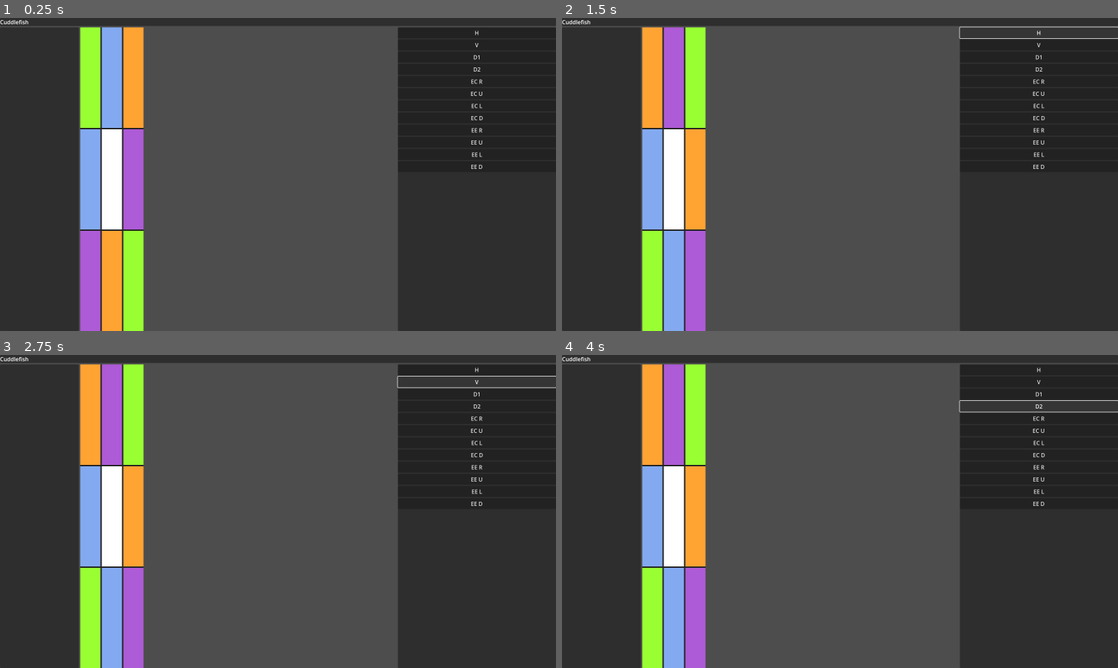
Above: before the commit, frames 1-4 (two rows, left to right).
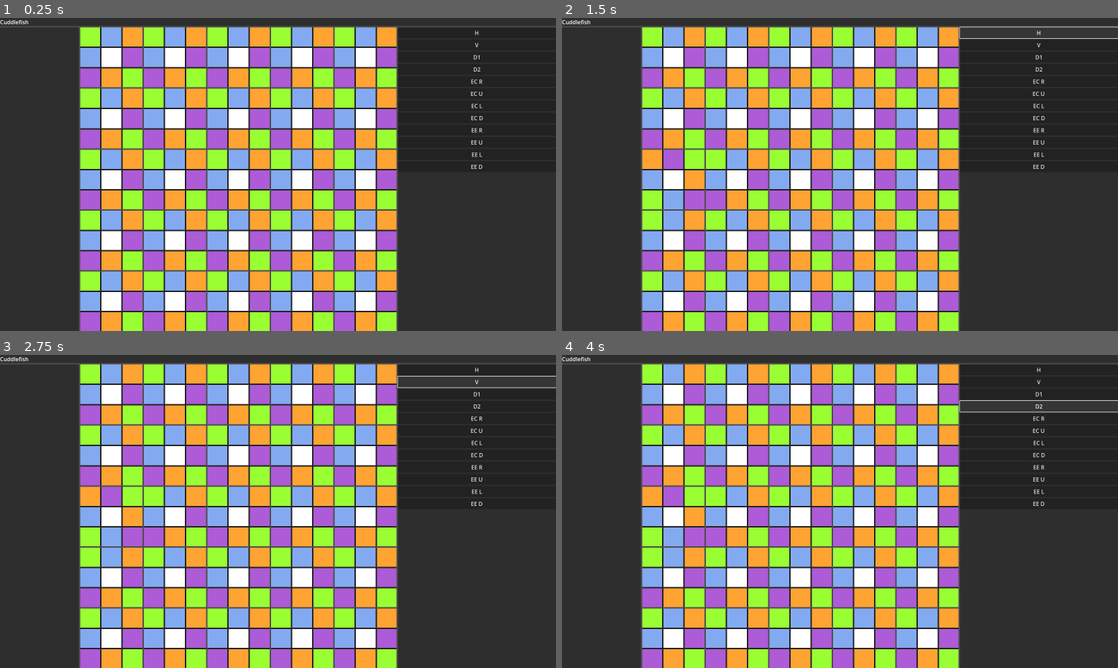
Above: after the commit, the same moments.

Repository: dtersegno/cuddlefish
Game: Godot game, scene res://CuddlefishGame.tscn
Two runs of this game, one before a commit and one after it. Both use one fixed random seed, a clock stepped at 60 frames per second and the inputs below. The project has no main scene, so this scene is started directly.
Inputs (mouse positions are in pixels of both pictures, inside the frame that each line leads up to):
- Up to frame 1 (0.25 s): no input
- Up to frame 2 (1.5 s): click (673, 180) at 0.52 s; click "H" at 1.25 s
- Up to frame 3 (2.75 s): click "V" at 2 s
- Up to frame 4 (4 s): click "D1" at 2.75 s; click "D2" at 3.5 s

The runs differ from the first frame. In frame 1, 51% of the frame differs, in the area x 14-72%, y 2-100%; in frame 2, 52%; in frame 3, 52%; in frame 4, 52%.
Error before the commit: Parse Error: Identifier "cuddleA" not declared in the current scope. (res://grid.gd:165)

Commit message:
pixel art

Diff:
--- a/cuddlefish-gd/grid.gd
+++ b/cuddlefish-gd/grid.gd
@@ -162,8 +162,9 @@
 				[
 					square_pair,
 					cuddle_compare(
-						cuddleA,
+						cuddlerA,
 						cuddlerB,
+						comparison
 					)
 				]
 		)
